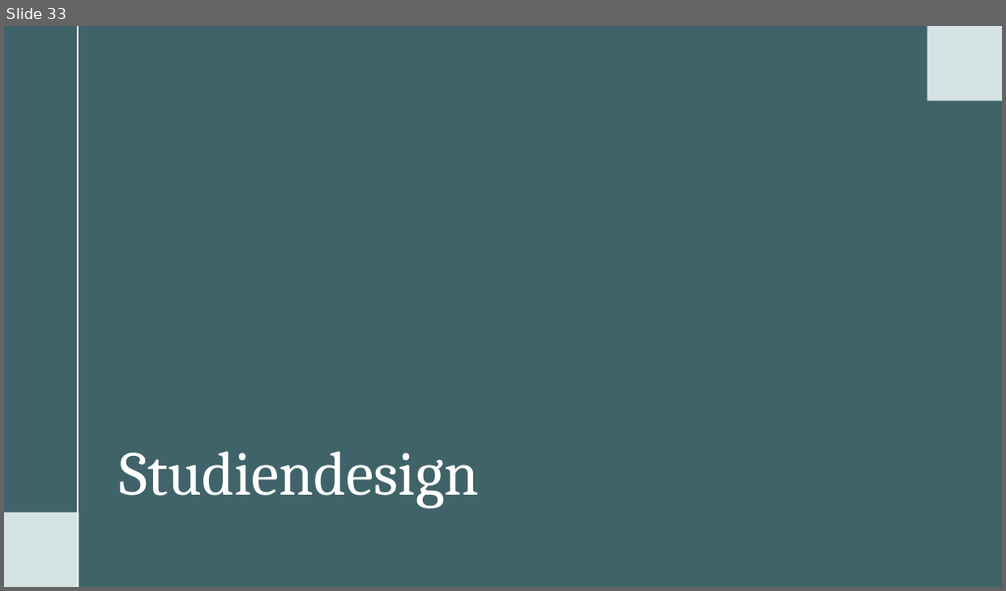
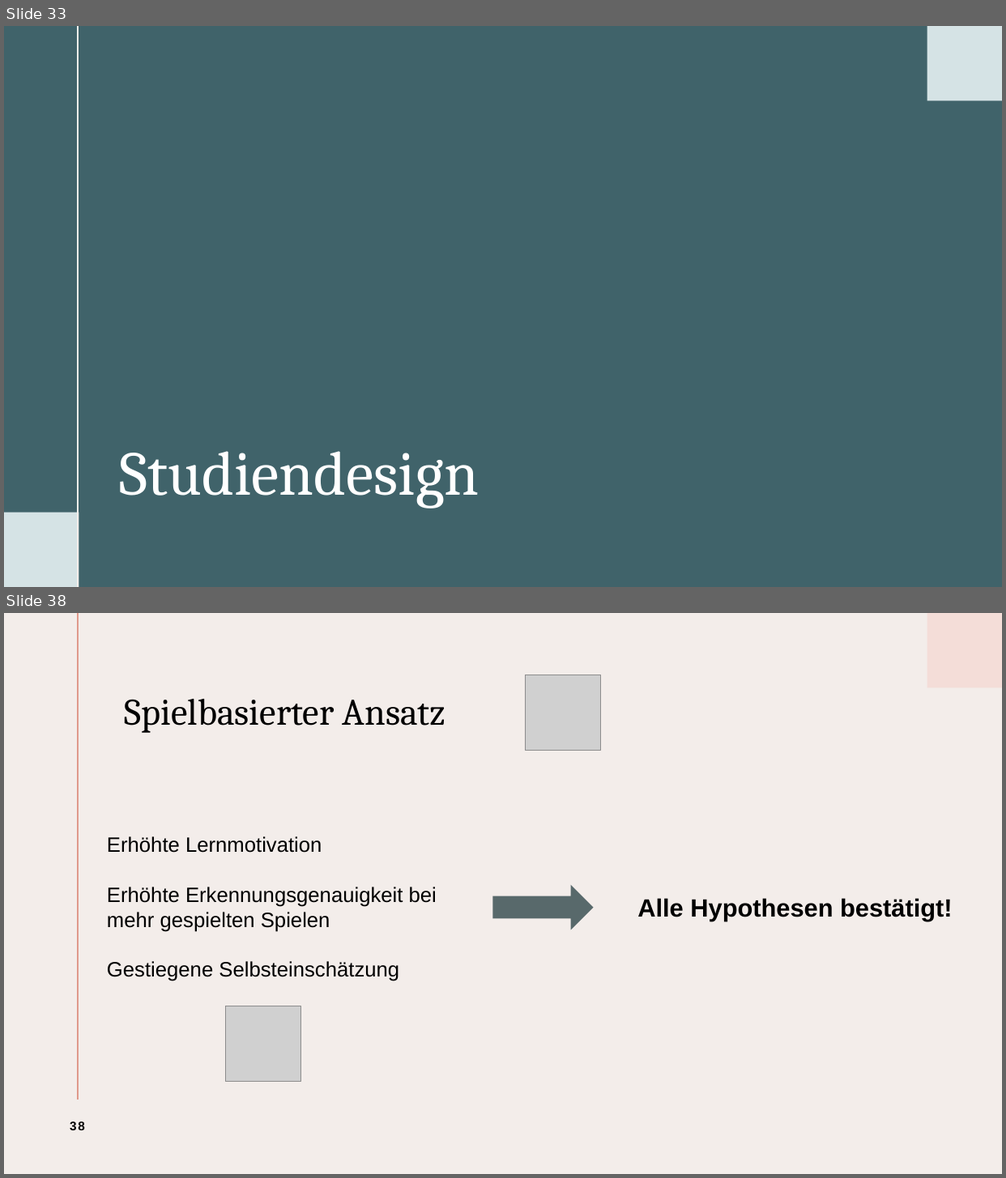
Before and after one commit to ToniHantschmann/deepfake_detector, a slide deck: presentation/presentation.pptx. Shown one above the other, each under a label of ours: slide 33 before the commit, slides 33 and 38 after it; the slides between them are not shown. The pictures are 1006x591 and 1006x1178 pixels, drawn with LibreOffice and Linux fonts; fonts in the diff are those of the drawing; grey boxes stand for pictures. Boxes give left, top, right and bottom in pixels: in the first picture for what was removed or moved away, otherwise in the second. Text is boxed around its words. In the diff, an @@ line names an element or a change of style, - is before the commit and + after.

```diff
--- a/presentation/presentation.pptx
+++ b/presentation/presentation.pptx
@@ slide 38 added at bbox=[4, 613, 1002, 1174], background #F3EDEA @@
@@ line added from (78, 613) to (78, 1100), #DF998B 1.5 pt @@
@@ rectangle added at bbox=[927, 613, 1002, 688], fill #F4DDD8 @@
@@ picture added at bbox=[526, 675, 601, 750] @@
@@ title added at bbox=[124, 699, 446, 733], 36 pt, text #000000 @@
+Spielbasierter Ansatz
@@ text added at bbox=[107, 837, 437, 982], 20 pt, text #000000 @@
+Erhöhte Lernmotivation
+Erhöhte Erkennungsgenauigkeit bei mehr gespielten Spielen
+Gestiegene Selbsteinschätzung
@@ right arrow added at bbox=[493, 884, 593, 930], fill #58696B @@
@@ text added at bbox=[637, 898, 953, 922], 24 pt, text #000000, bold @@
+Alle Hypothesen bestätigt!
@@ picture added at bbox=[226, 1007, 300, 1082] @@
@@ page number added at bbox=[70, 1122, 85, 1131], 12 pt, text #000000, bold @@
+38
```
Also in this commit, not shown: 7 slides changed, 8 other slides added, 1 slide removed.
